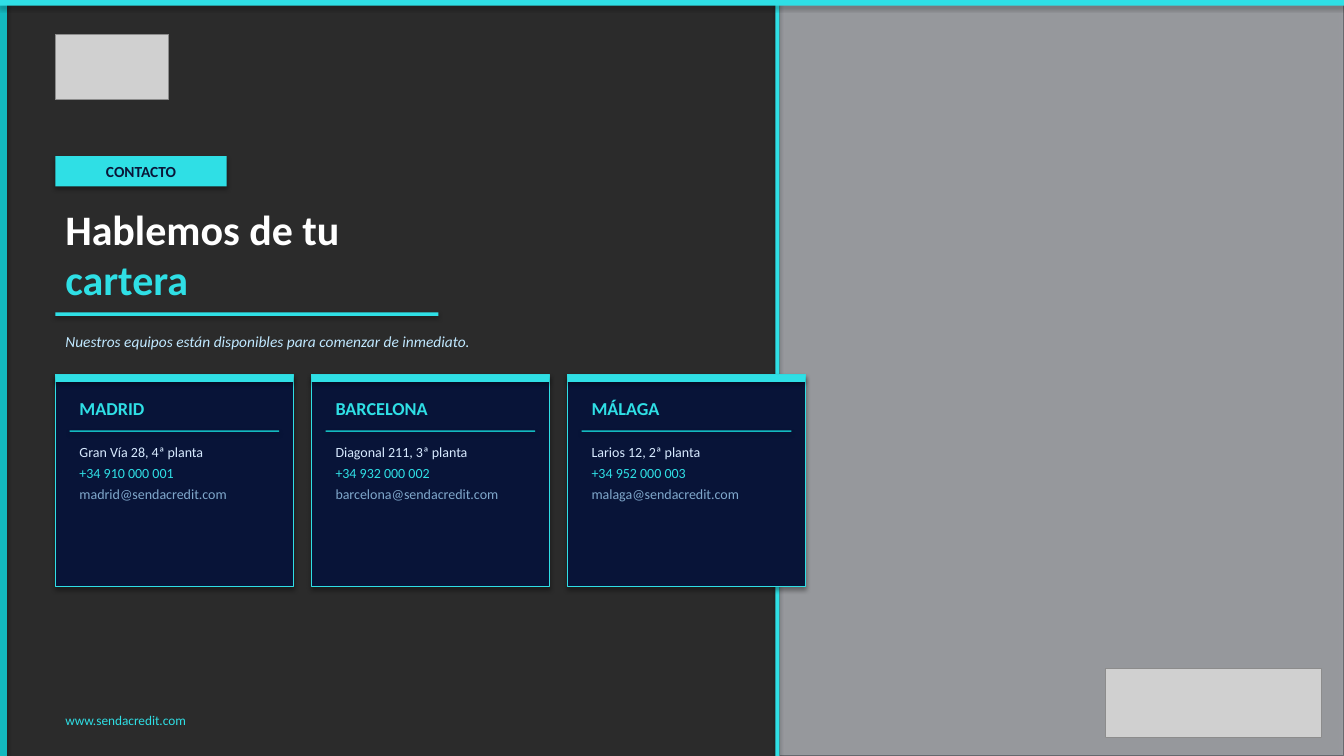
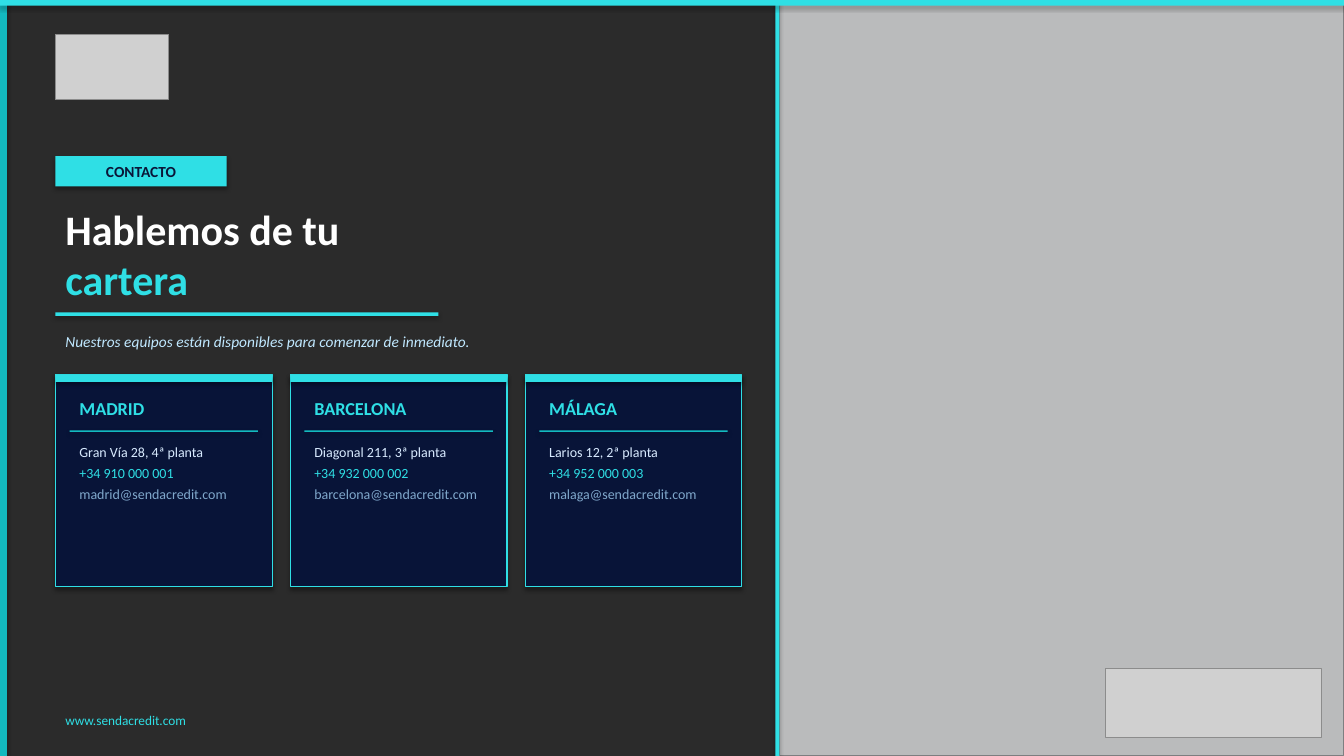
Before and after one commit to alejandroas010/alepixel-web, a slide deck: slide 7 of sendacredit_propuesta.pptx. Drawn at 1344x756 pixels with LibreOffice and Linux fonts; fonts in the diff are those of the drawing; grey boxes stand for pictures; background and template pictures are left out; a plain dark background stands for a picture behind light text. Boxes give left, top, right and bottom in pixels: in the first picture for what was removed or moved away, otherwise in the second. Text is boxed around its words. In the diff, an @@ line names an element or a change of style, - is before the commit and + after.

```diff
--- a/sendacredit_propuesta.pptx
+++ b/sendacredit_propuesta.pptx
@@ rectangle at bbox=[779, 0, 1344, 756]: fill #060E24 at 22% opacity to #060E24 at 8% opacity @@
@@ rectangle: place and size @@
-rectangle at bbox=[55, 375, 293, 587]
+rectangle at bbox=[55, 375, 272, 587]
@@ rectangle: place and size @@
-rectangle at bbox=[55, 375, 293, 382]
+rectangle at bbox=[55, 375, 272, 382]
@@ rectangle: place and size @@
-rectangle at bbox=[312, 375, 549, 587]
+rectangle at bbox=[290, 375, 507, 587]
@@ rectangle: place and size @@
-rectangle at bbox=[312, 375, 549, 382]
+rectangle at bbox=[290, 375, 507, 382]
@@ rectangle: place and size @@
-rectangle at bbox=[568, 375, 806, 587]
+rectangle at bbox=[525, 375, 742, 587]
@@ rectangle: place and size @@
-rectangle at bbox=[568, 375, 806, 382]
+rectangle at bbox=[525, 375, 742, 382]
@@ text "BARCELONA": place and size @@
-text "BARCELONA" at bbox=[336, 403, 428, 415]
+text "BARCELONA" at bbox=[314, 403, 406, 415]
@@ text "MÁLAGA": place and size @@
-text "MÁLAGA" at bbox=[592, 400, 660, 415]
+text "MÁLAGA" at bbox=[549, 400, 617, 415]
@@ rectangle: place and size @@
-rectangle at bbox=[70, 431, 279, 432]
+rectangle at bbox=[70, 431, 258, 432]
@@ text "Diagonal 211, 3ª planta": place and size @@
-text "Diagonal 211, 3ª planta" at bbox=[336, 447, 499, 501]
+text "Diagonal 211, 3ª planta" at bbox=[314, 447, 477, 501]
@@ rectangle: place and size @@
-rectangle at bbox=[326, 431, 535, 432]
+rectangle at bbox=[304, 431, 493, 432]
@@ text "Larios 12, 2ª planta": place and size @@
-text "Larios 12, 2ª planta" at bbox=[592, 447, 739, 502]
+text "Larios 12, 2ª planta" at bbox=[549, 447, 696, 502]
@@ rectangle: place and size @@
-rectangle at bbox=[582, 431, 791, 432]
+rectangle at bbox=[539, 431, 728, 432]
```
